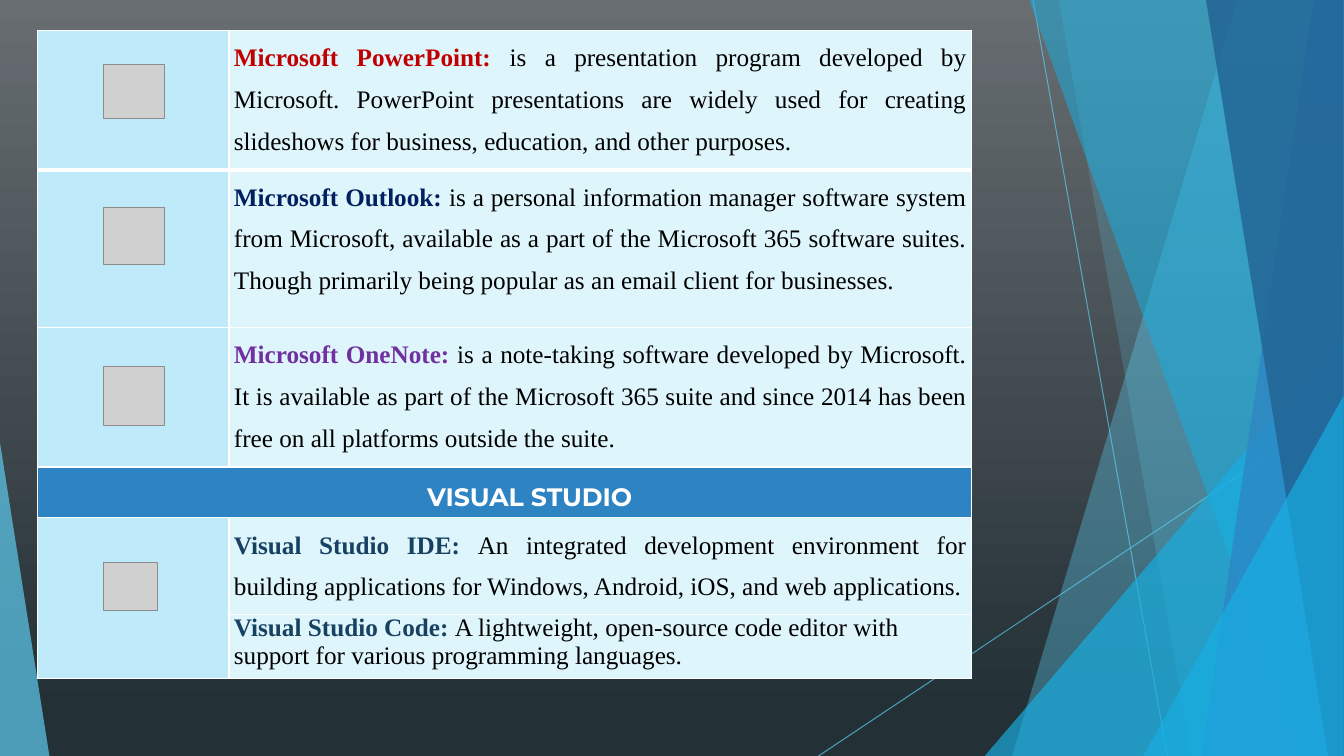
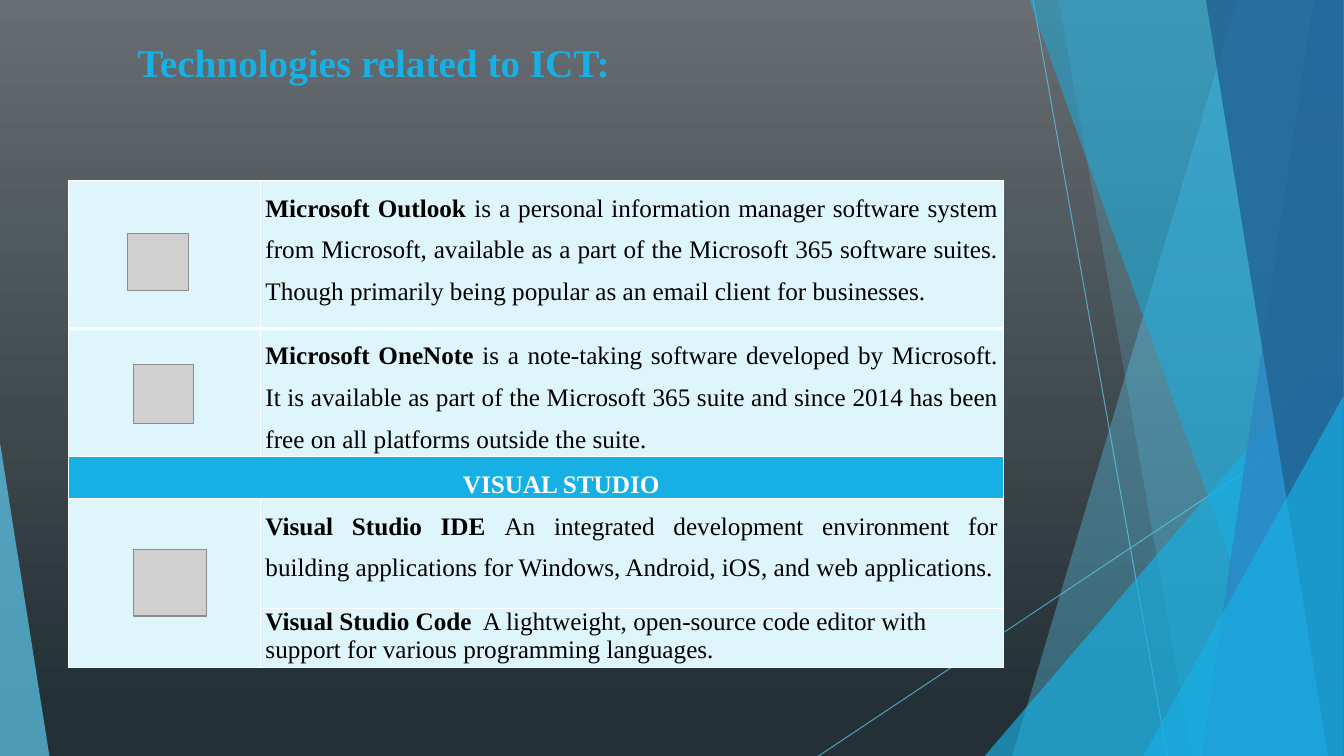
Before and after one commit to kamiri-lilia/projet-final, a slide deck: slide 13 of TIC_PP.pptx. Drawn at 1344x756 pixels with LibreOffice and Linux fonts; fonts in the diff are those of the drawing; grey boxes stand for pictures. Boxes give left, top, right and bottom in pixels: in the first picture for what was removed or moved away, otherwise in the second. Text is boxed around its words. In the diff, an @@ line names an element or a change of style, - is before the commit and + after.

Commit message:
power point edits

```diff
--- a/TIC_PP.pptx
+++ b/TIC_PP.pptx
@@ text added at [137,50,610,85], 28 pt, text #17B0E4, bold @@
+Technologies related to ICT:
@@ picture removed at [104,65,165,119] @@
@@ table at [69,180,1003,669] @@
-row 1:  | Microsoft PowerPoint: is a presentation program developed by Microsoft. PowerPoint presentations are widely used for creating slideshows for business, education, and other purposes.
-row 2:  | Microsoft Outlook: is a personal information manager software system from Microsoft, available as a part of the Microsoft 365 software suites. Though primarily being popular as an email client for businesses.
-row 3:  | Microsoft OneNote: is a note-taking software developed by Microsoft. It is available as part of the Microsoft 365 suite and since 2014 has been free on all platforms outside the suite.
+row 1:  | Microsoft Outlook is a personal information manager software system from Microsoft, available as a part of the Microsoft 365 software suites. Though primarily being popular as an email client for businesses.
+row 2:  | Microsoft OneNote is a note-taking software developed by Microsoft. It is available as part of the Microsoft 365 suite and since 2014 has been free on all platforms outside the suite.
-row 4, column 2: Visual Studio IDE: An integrated development environment for building applications for Windows, Android, iOS, and web applications.
+row 4, column 2: Visual Studio IDE An integrated development environment for building applications for Windows, Android, iOS, and web applications.
-row 5, column 2: Visual Studio Code: A lightweight, open-source code editor with support for various programming languages.
+row 5, column 2: Visual Studio Code A lightweight, open-source code editor with support for various programming languages.
@@ table: place and size @@
-table at [37,30,972,680]
+table at [69,180,1003,669]
@@ picture: place and size @@
-picture at [104,208,165,265]
+picture at [128,234,190,291]
@@ picture: place and size @@
-picture at [104,366,165,425]
+picture at [134,364,194,423]
@@ picture: place and size @@
-picture at [104,563,158,611]
+picture at [134,551,207,617]
```
Also in this commit, not shown: 15 other slides changed, 2 slides added, 4 slides removed.
